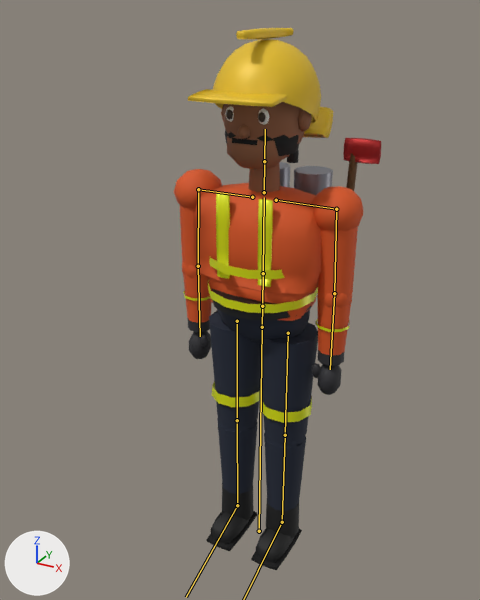
The glTF model godot/assets/characters/karim.glb: old version first, new version second.
The view is the same before and after, from a 50 mm camera at (0.981, -1.952, 2.021) aimed at (-0.037, -0.102, 1.096). Arrows for +X, +Y and +Z are at lower left; the lights stay in place. The older version comes first. The bones that bend it are drawn over the model as lines.

In view in the first picture: 'Body'.
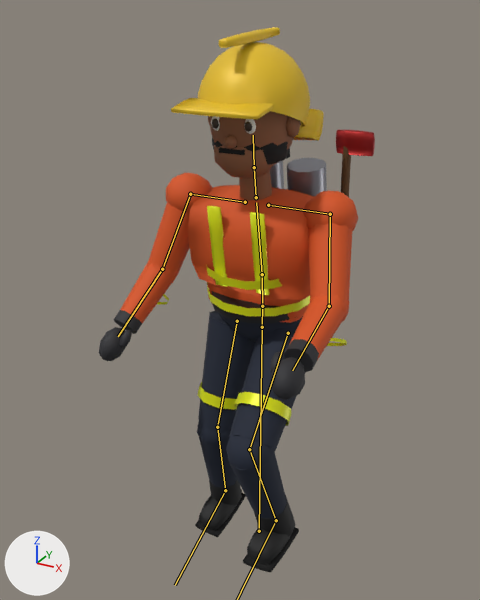
The newer file adds an action. The first version stands in its rest pose; the second is drawn at frame 13 of the action 'Jump'.

Location of each change, (x1, y1, x2, y2) in pixels of the pictures (480 x 600 px):
'Body', posed (33% wider)
    before: (174, 28, 381, 570)
    after: (99, 27, 375, 573)
bone 'Abdomen', root to tip
    before: (262, 306) to (263, 273)
    after: (262, 306) to (262, 274)
bone 'Torso', root to tip
    before: (263, 273) to (264, 197)
    after: (262, 274) to (256, 202)
bone 'Head', root to tip
    before: (264, 161) to (265, 129)
    after: (254, 167) to (253, 135)
bone 'UpperArm.L', root to tip
    before: (336, 209) to (334, 293)
    after: (330, 214) to (329, 306)
bone 'LowerArm.L', root to tip
    before: (334, 293) to (330, 369)
    after: (329, 306) to (292, 370)
bone 'UpperArm.R', root to tip
    before: (198, 189) to (198, 266)
    after: (190, 194) to (162, 269)
bone 'LowerArm.R', root to tip
    before: (198, 266) to (200, 336)
    after: (162, 269) to (118, 336)
bone 'UpperLeg.L', root to tip
    before: (288, 333) to (285, 435)
    after: (288, 333) to (249, 449)
bone 'LowerLeg.L', root to tip
    before: (285, 435) to (282, 522)
    after: (249, 449) to (276, 520)
bone 'UpperLeg.R', root to tip
    before: (237, 321) to (237, 420)
    after: (237, 321) to (217, 427)
bone 'LowerLeg.R', root to tip
    before: (237, 420) to (237, 505)
    after: (217, 427) to (225, 490)
bone 'Foot.R', root to tip
    before: (237, 505) to (186, 597)
    after: (225, 490) to (175, 585)

What the commit changed:
Bone 'Abdomen' (bone_abdomen) turns from (0, 0, 0) to (4, 0, 0) degrees about its own x, y and z.
Bone 'Torso' (bone_torso) turns from (0, 0, 0) to (6, 0, 0) degrees about its own x, y and z.
Bone 'Head' (bone_head) turns from (0, 0, 0) to (-6, 0, 0) degrees about its own x, y and z.
Bone 'UpperArm.L' (bone_upperarm_l) turns from (0, 0, 0) to (-40, -2, -17) degrees about its own x, y and z.
Bone 'LowerArm.L' (bone_lowerarm_l) turns from (0, 0, 0) to (-42, 0, 0) degrees about its own x, y and z.
Bone 'UpperArm.R' (bone_upperarm_r) turns from (0, 0, 0) to (-22, 1, 17) degrees about its own x, y and z.
Bone 'LowerArm.R' (bone_lowerarm_r) turns from (0, 0, 0) to (-36, 0, 0) degrees about its own x, y and z.
Bone 'UpperLeg.L' (bone_upperleg_l) turns from (0, 0, 0) to (-50, 0, -5) degrees about its own x, y and z.
Bone 'LowerLeg.L' (bone_lowerleg_l) turns from (0, 0, 0) to (70, 0, 0) degrees about its own x, y and z.
Bone 'Foot.L' (bone_foot_l) turns from (0, 0, 0) to (-22, 0, 0) degrees about its own x, y and z.
Bone 'UpperLeg.R' (bone_upperleg_r) turns from (0, 0, 0) to (-12, 0, 5) degrees about its own x, y and z.
Bone 'LowerLeg.R' (bone_lowerleg_r) turns from (0, 0, 0) to (28, 0, 0) degrees about its own x, y and z.
Bone 'Foot.R' (bone_foot_r) turns from (0, 0, 0) to (-6, 0, 0) degrees about its own x, y and z.
